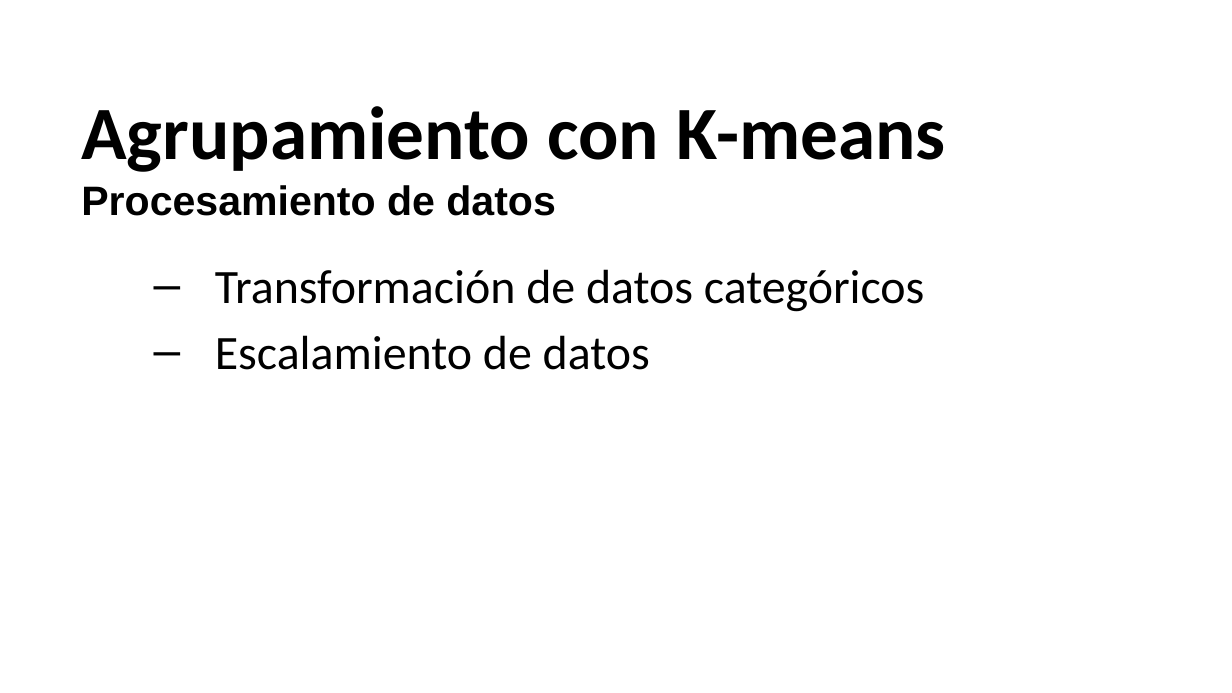
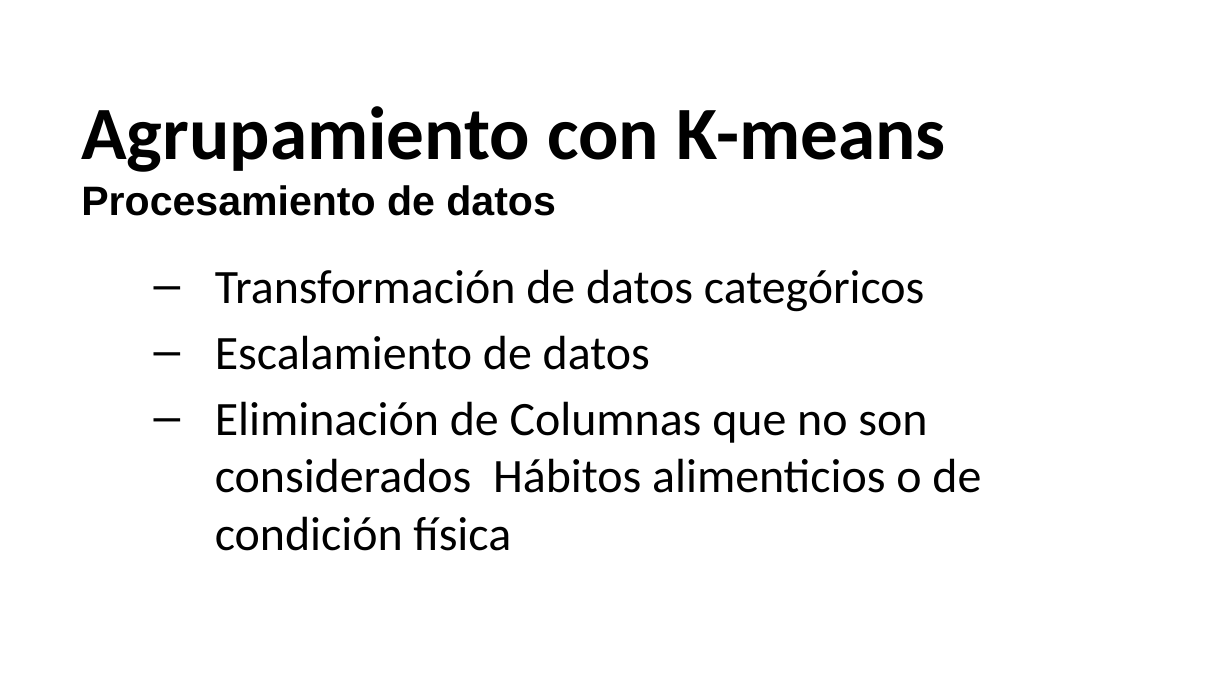
Before and after one commit to niwdehu/ProyectoFinal_INF648, a slide deck: slide 2 of Docs/4.0Clusters.pptx. Drawn at 1232x693 pixels with LibreOffice and Linux fonts; fonts in the diff are those of the drawing. Boxes give left, top, right and bottom in pixels: in the first picture for what was removed or moved away, otherwise in the second. Text is boxed around its words. In the diff, an @@ line names an element or a change of style, - is before the commit and + after.

```diff
--- a/Docs/4.0Clusters.pptx
+++ b/Docs/4.0Clusters.pptx
@@ text at (215, 401, 981, 551): paragraph added @@
+  – Eliminación de Columnas que no son considerados Hábitos alimenticios o de condición física
```
Also in this commit, not shown: 2 other slides changed, 2 slides removed, 1 other file.
